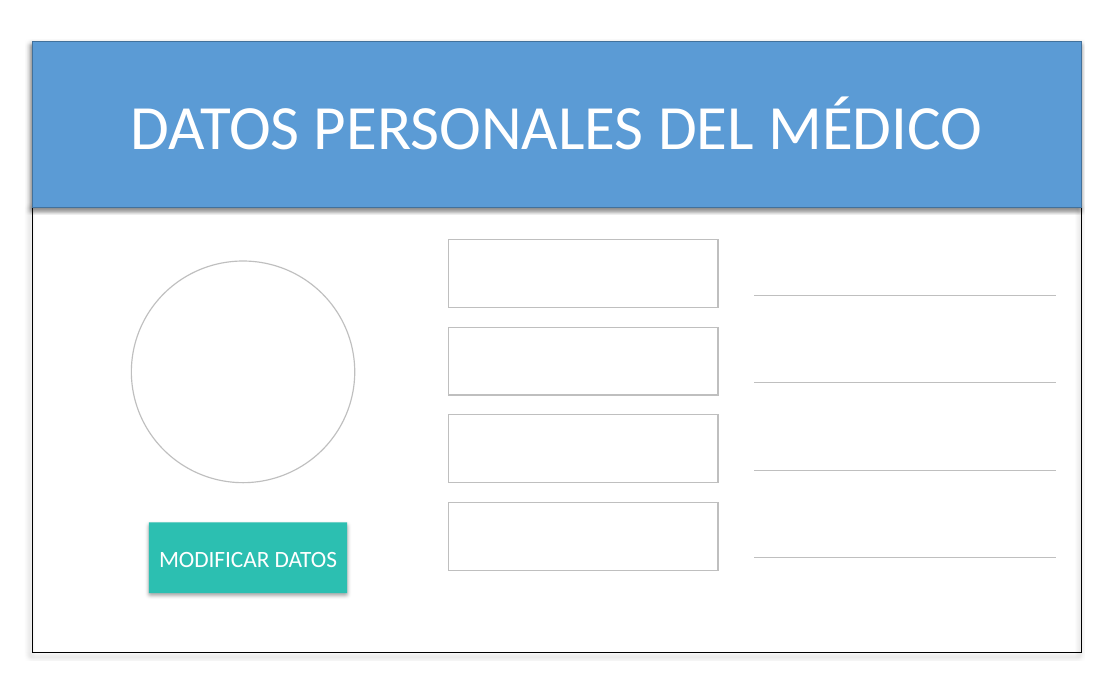
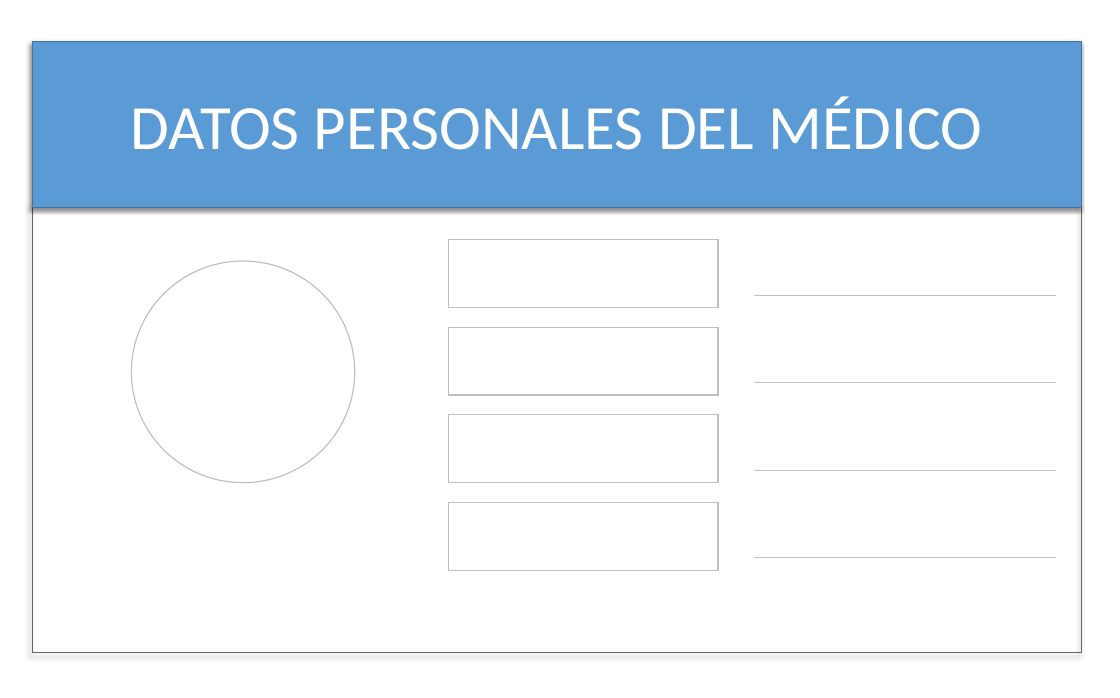
Before and after one commit to GabSaldana/TT_1, a slide deck: slide 10 of Interfaces/interfaces.pptx.pptx (slide 7 before the commit). Drawn at 1120x698 pixels with LibreOffice and Linux fonts; fonts in the diff are those of the drawing. Boxes give left, top, right and bottom in pixels: in the first picture for what was removed or moved away, otherwise in the second. Text is boxed around its words. In the diff, an @@ line names an element or a change of style, - is before the commit and + after.

```diff
--- a/Interfaces/interfaces.pptx.pptx
+++ b/Interfaces/interfaces.pptx.pptx
@@ rectangle at (x1=32, y1=206, x2=1081, y2=653): outline #000000 1 pt to #666666 1 pt @@
@@ rectangle removed at (x1=149, y1=523, x2=347, y2=593) @@
-MODIFICAR DATOS
```
Also in this commit, not shown: 6 other slides changed, 8 slides added, 3 slides removed, 1 other file.
